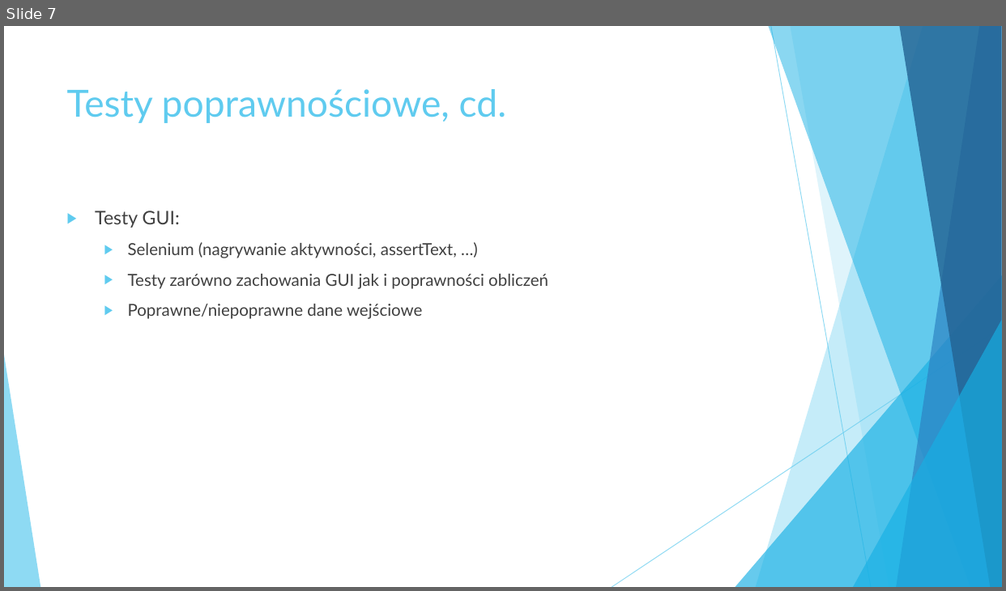
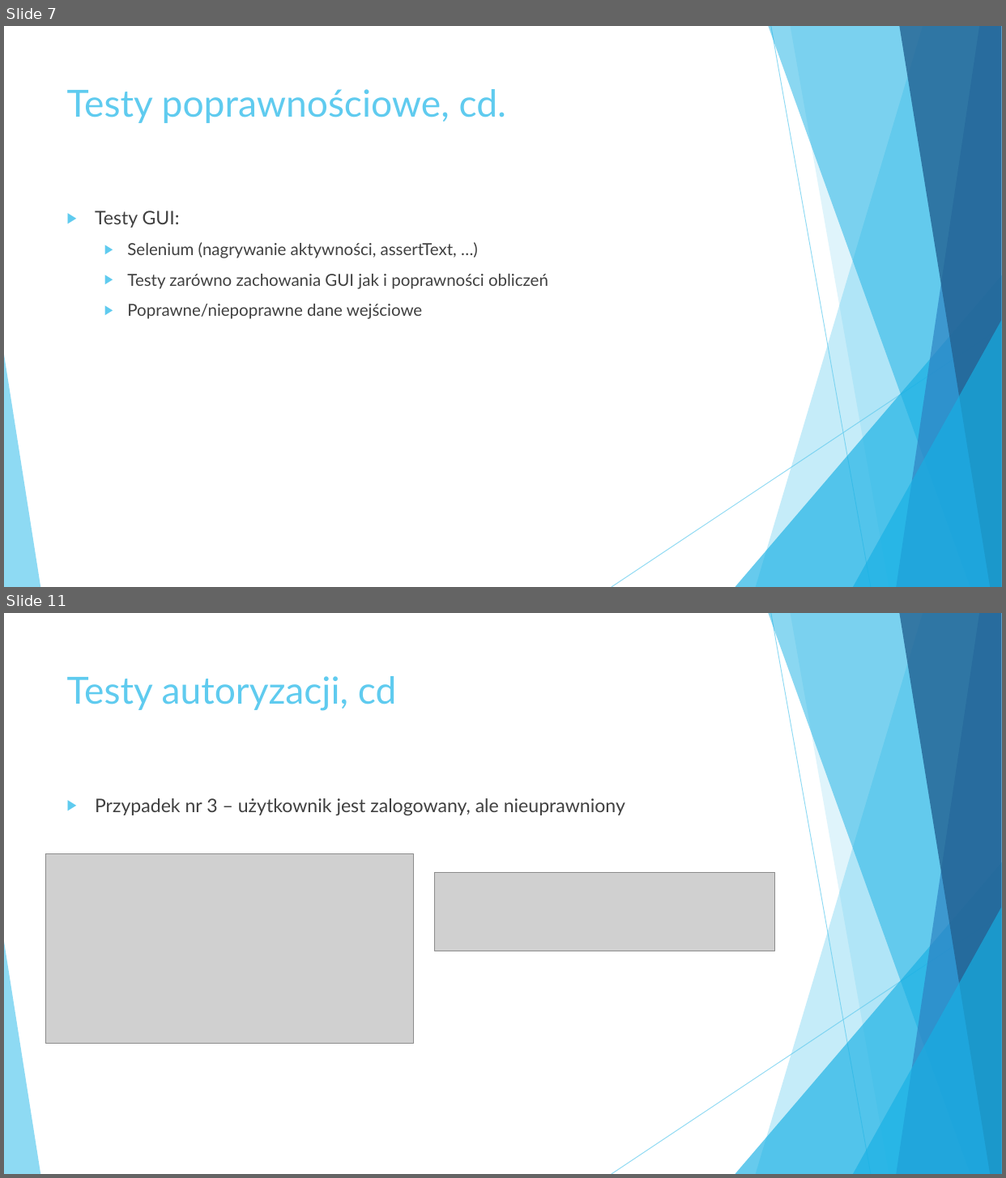
Before and after one commit to KaMyLuS/MatrixCalculatorWS, a slide deck: Kalkulator macierzowy.ppt. Shown one above the other, each under a label of ours: slide 7 before the commit, slides 7 and 11 after it; the slides between them are not shown. The pictures are 1006x591 and 1006x1178 pixels, drawn with LibreOffice and Linux fonts; fonts in the diff are those of the drawing; grey boxes stand for pictures. Boxes give left, top, right and bottom in pixels: in the first picture for what was removed or moved away, otherwise in the second. Text is boxed around its words. In the diff, an @@ line names an element or a change of style, - is before the commit and + after.

```diff
--- a/Kalkulator macierzowy.ppt
+++ b/Kalkulator macierzowy.ppt
@@ slide 11 added at bbox=[4, 613, 1002, 1174], background #FFFFFF; not listed: 10 template elements that a slide beside it also shows @@
@@ text added at bbox=[67, 676, 397, 711], 36 pt, text #5FCBEF @@
+Testy autoryzacji, cd
@@ text added at bbox=[95, 798, 625, 815], 18 pt, text #404040 @@
+▶ Przypadek nr 3 – użytkownik jest zalogowany, ale nieuprawniony
@@ picture added at bbox=[45, 854, 413, 1043] @@
@@ picture added at bbox=[434, 872, 774, 951] @@
@@ slide 7 changed as well @@
@@ freeform shape at bbox=[790, 26, 1001, 587]: outline redrawn @@
@@ freeform shape at bbox=[899, 26, 1000, 587]: outline redrawn @@
@@ text "Testy GUI:" at bbox=[95, 211, 548, 319]: indent changed @@
```
Also in this commit, not shown: 6 other slides changed, 4 other slides added.
